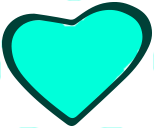
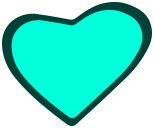
Revision of a layered 154x128 image; what changed, layer by layer:
renamed "Layer 1" to "Layer 3", painted on it over [0, 0, 154, 128]
